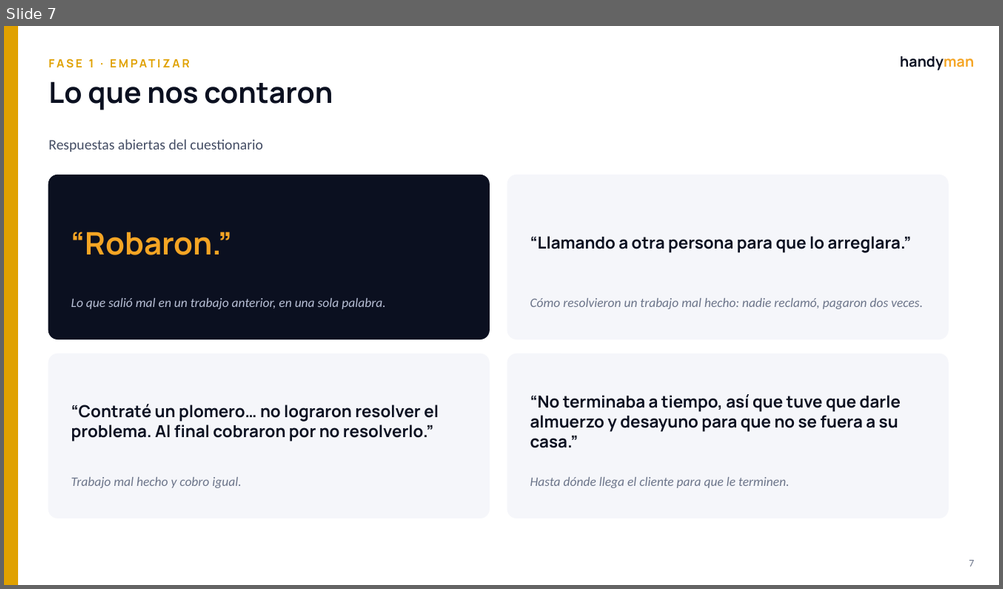
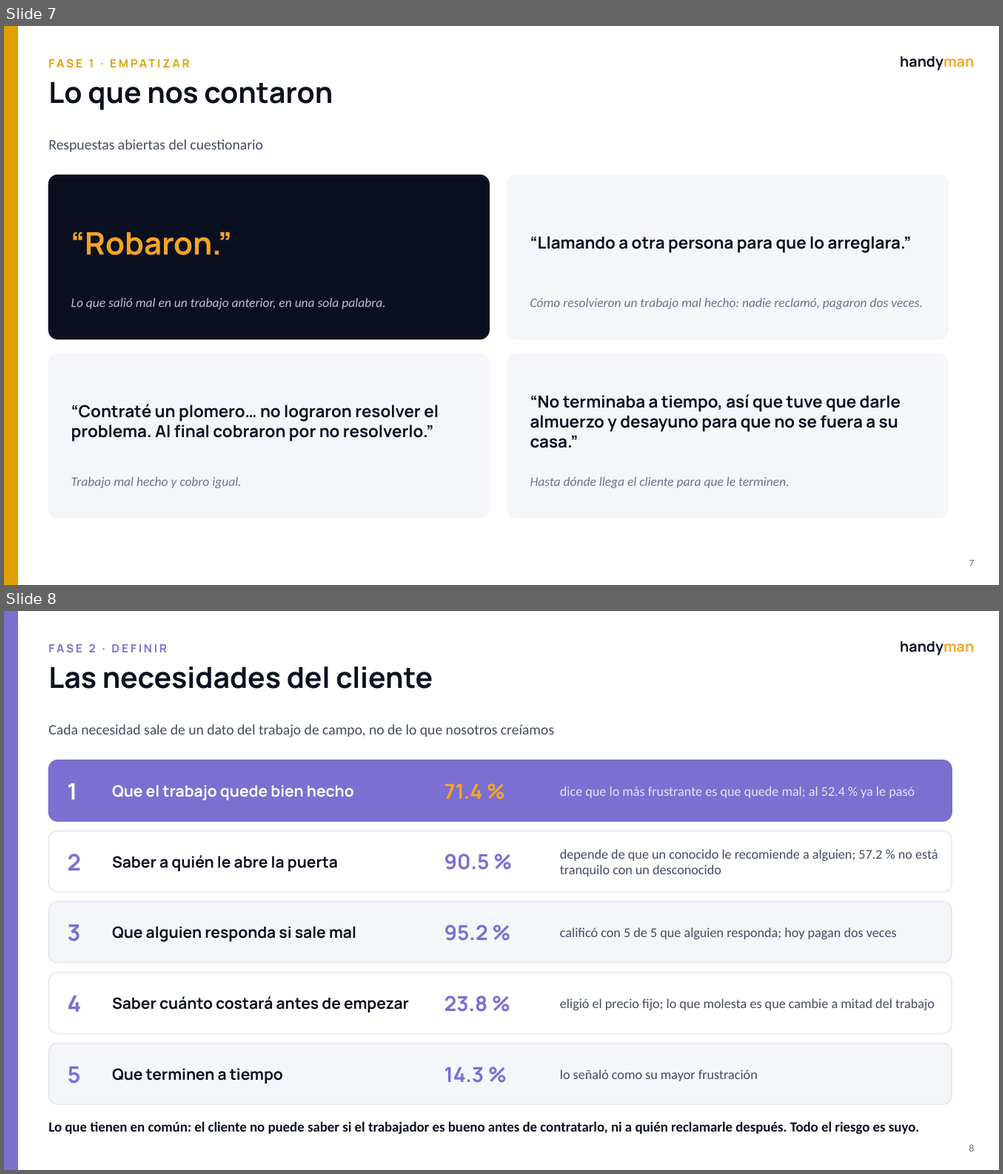
Before and after one commit to matcodez/handyman, a slide deck: docs/Handyman_Presentacion_Final.pptx. Shown one above the other, each under a label of ours: slide 7 before the commit, slides 7 and 8 after it. The pictures are 1003x589 and 1003x1174 pixels, drawn with LibreOffice and Linux fonts; fonts in the diff are those of the drawing. Boxes give left, top, right and bottom in pixels: in the first picture for what was removed or moved away, otherwise in the second. Text is boxed around its words. In the diff, an @@ line names an element or a change of style, - is before the commit and + after.

```diff
--- a/docs/Handyman_Presentacion_Final.pptx
+++ b/docs/Handyman_Presentacion_Final.pptx
@@ slide 8 added at [4,611,999,1170], background #FFFFFF @@
@@ rectangle added at [4,611,17,1170], fill #7B6FD0, outline #7B6FD0 1 pt @@
@@ text added at [48,644,167,652], 11 pt, text #7B6FD0, bold @@
+FASE 2 · DEFINIR
@@ text added at [899,641,973,655], 14 pt, text #0B1020, bold @@
+handyman
@@ text added at [48,667,432,689], 28 pt, text #0B1020, bold @@
+Las necesidades del cliente
@@ text added at [48,724,554,738], 14 pt, text #434C63 @@
+Cada necesidad sale de un dato del trabajo de campo, no de lo que nosotros creíamos
@@ rounded rectangle added at [48,760,951,821], fill #7B6FD0, outline #7B6FD0 1 pt @@
@@ text added at [68,783,77,800], 22 pt, text #FFFFFF, bold @@
+1
@@ text added at [112,785,354,800], 15 pt, text #FFFFFF, bold @@
+Que el trabajo quede bien hecho
@@ text added at [444,784,483,799], 20 pt, text #F5A524, bold @@
+71.4 %
@@ text added at [560,786,914,798], 13 pt, text #E6E3FA @@
+dice que lo más frustrante es que quede mal; al 52.4 % ya le pasó
@@ rounded rectangle added at [48,831,951,892], fill #FFFFFF, outline #E1E5EE 1 pt @@
@@ text added at [68,854,81,871], 22 pt, text #7B6FD0, bold @@
+2
@@ text added at [444,854,489,870], 20 pt, text #7B6FD0, bold @@
+90.5 %
@@ text added at [560,849,938,877], 13 pt, text #434C63 @@
+depende de que un conocido le recomiende a alguien; 57.2 % no está tranquilo con un desconocido
@@ text added at [112,855,338,871], 15 pt, text #0B1020, bold @@
+Saber a quién le abre la puerta
@@ rounded rectangle added at [48,902,951,963], fill #F5F6FA, outline #E1E5EE 1 pt @@
@@ text added at [68,925,81,942], 22 pt, text #7B6FD0, bold @@
+3
@@ text added at [112,926,356,943], 15 pt, text #0B1020, bold @@
+Que alguien responda si sale mal
@@ text added at [444,925,488,941], 20 pt, text #7B6FD0, bold @@
+95.2 %
@@ text added at [560,928,896,940], 13 pt, text #434C63 @@
+calificó con 5 de 5 que alguien responda; hoy pagan dos veces
@@ rounded rectangle added at [48,973,951,1034], fill #FFFFFF, outline #E1E5EE 1 pt @@
@@ text added at [68,996,82,1012], 22 pt, text #7B6FD0, bold @@
+4
@@ text added at [112,997,409,1013], 15 pt, text #0B1020, bold @@
+Saber cuánto costará antes de empezar
@@ text added at [444,996,488,1012], 20 pt, text #7B6FD0, bold @@
+23.8 %
@@ text added at [560,999,934,1011], 13 pt, text #434C63 @@
+eligió el precio fijo; lo que molesta es que cambie a mitad del trabajo
@@ rounded rectangle added at [48,1044,951,1105], fill #F5F6FA, outline #E1E5EE 1 pt @@
@@ text added at [68,1067,81,1084], 22 pt, text #7B6FD0, bold @@
+5
@@ text added at [112,1068,283,1084], 15 pt, text #0B1020, bold @@
+Que terminen a tiempo
@@ text added at [444,1068,484,1083], 20 pt, text #7B6FD0, bold @@
+14.3 %
@@ text added at [560,1070,757,1082], 13 pt, text #434C63 @@
+lo señaló como su mayor frustración
@@ text added at [48,1122,919,1134], 13.5 pt, text #0B1020, bold @@
+Lo que tienen en común: el cliente no puede saber si el trabajador es bueno antes de contratarlo, ni a quién reclamarle después. Todo el riesgo es suyo.
@@ text added at [968,1145,973,1152], 10 pt, text #6B7489 @@
+8
```
Also in this commit, not shown: 14 slides changed, 3 other slides added, 1 slide removed, 1 other file.
